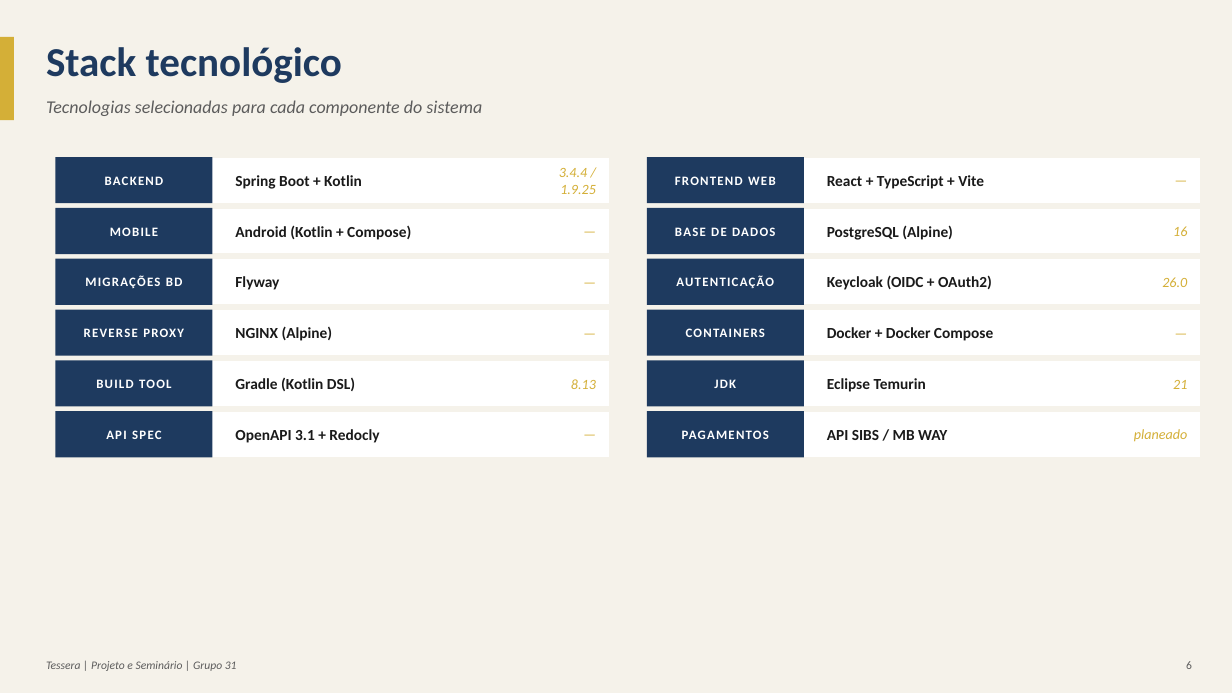
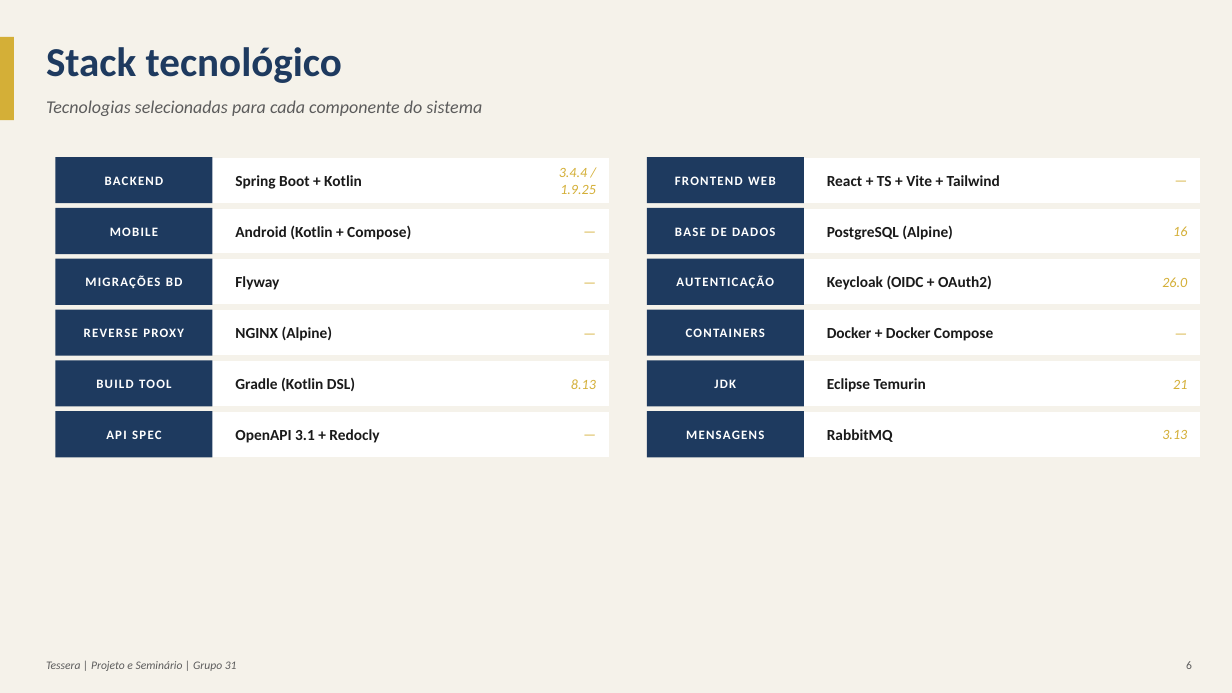
Before and after one commit to bruno-pinto-git/tessera, a slide deck: slide 6 of docs/apG31.pptx. Drawn at 1232x693 pixels with LibreOffice and Linux fonts; fonts in the diff are those of the drawing. Boxes give left, top, right and bottom in pixels: in the first picture for what was removed or moved away, otherwise in the second. Text is boxed around its words. In the diff, an @@ line names an element or a change of style, - is before the commit and + after.

```diff
--- a/docs/apG31.pptx
+++ b/docs/apG31.pptx
@@ text at (827,175,1000,186): text changed @@
-React + TypeScript + Vite
+React + TS + Vite + Tailwind
@@ text at (686,430,764,439): text changed @@
-PAGAMENTOS
+MENSAGENS
@@ text at (827,429,893,442): text changed @@
-API SIBS / MB WAY
+RabbitMQ
@@ text at (1162,430,1187,439): text changed @@
-planeado
+3.13
```
Also in this commit, not shown: 7 other slides changed, 1 slide added, 1 other file.
